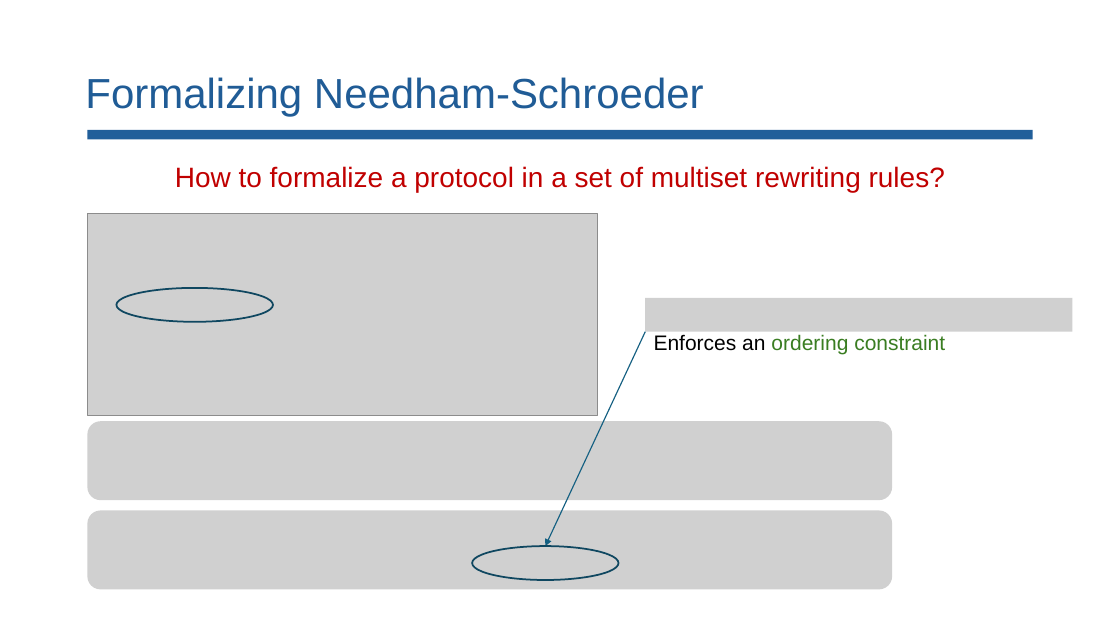
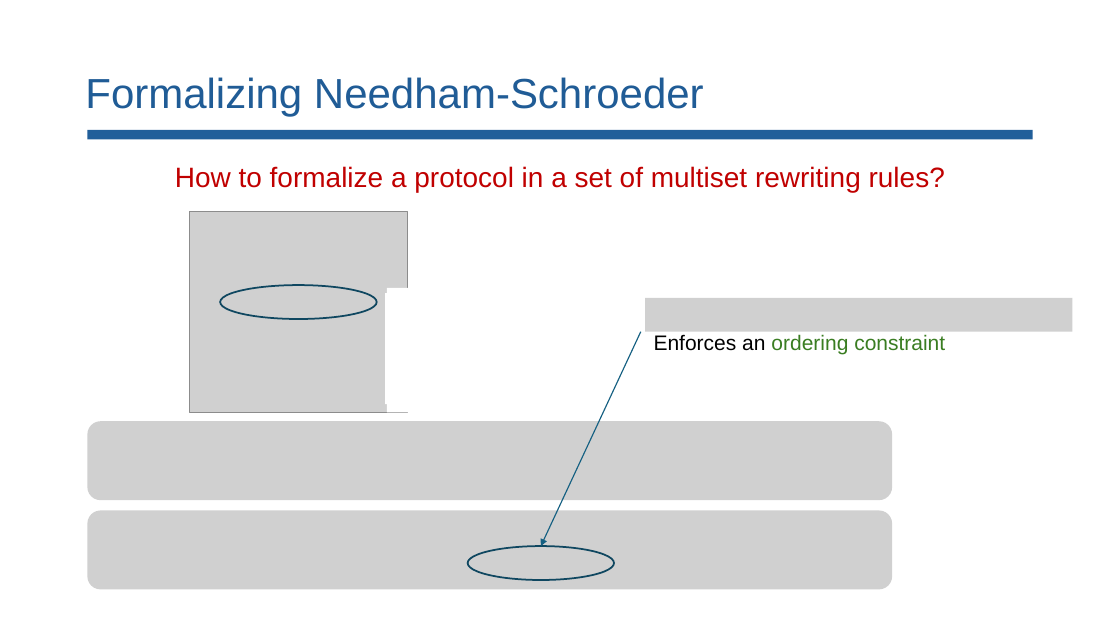
Before and after one commit to lorchrob/comp_slides, a slide deck: slide 47 of comp.pptx. Drawn at 1120x630 pixels with LibreOffice and Linux fonts; fonts in the diff are those of the drawing; grey boxes stand for pictures. Boxes give left, top, right and bottom in pixels: in the first picture for what was removed or moved away, otherwise in the second. Text is boxed around its words. In the diff, an @@ line names an element or a change of style, - is before the commit and + after.

```diff
--- a/comp.pptx
+++ b/comp.pptx
@@ picture: place and size @@
-picture at (87, 214, 598, 416)
+picture at (190, 211, 407, 413)
@@ ellipse: place and size @@
-ellipse at (117, 288, 273, 322)
+ellipse at (220, 285, 376, 318)
@@ rectangle added at (386, 293, 429, 404), fill #FFFFFF @@
@@ rectangle added at (387, 288, 433, 413), fill #FFFFFF @@
@@ arrow moved from (645, 332) - (545, 546) to (641, 332) - (541, 546) @@
@@ ellipse: place and size @@
-ellipse at (472, 546, 618, 580)
+ellipse at (468, 546, 614, 580)
```
Also in this commit, not shown: 36 other slides changed, 6 slides added.
